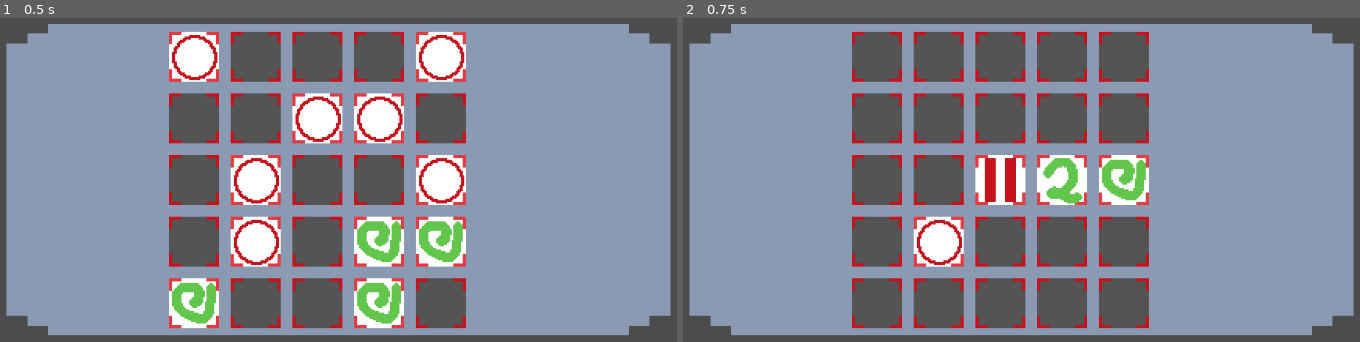
Above: before the commit, frames 1-2 (left to right).
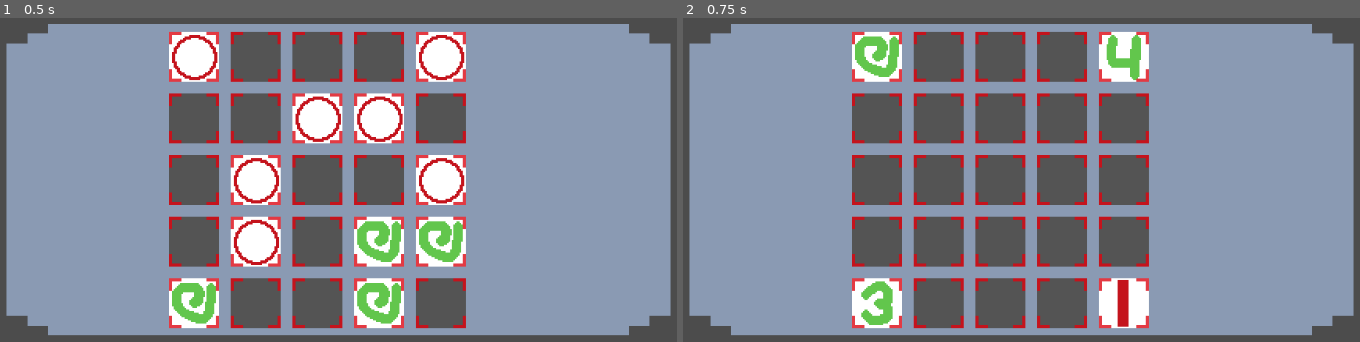
Above: after the commit, the same moments.

Repository: thefireKS/MergeGame
Game: Godot game, scene res://scenes/MergeGameField.tscn
The game is run twice, just before and just after one commit, with the same random seed, the same clock (stepped at 60 frames per second) and the same inputs. The engine's default icon, where the game draws it, is replaced by a stand-in: a white triangle on a blue panel in a dark square.
Inputs:
- Up to frame 1 (0.5 s): no input
- Up to frame 2 (0.75 s): tap Enter at 0.5 s; hold Enter from 0.53 s (still down)

Frame 1 is identical in both runs. In frame 2, 9.2% of the frame differs, in the area x 24-69%, y 4-96%.

Commit message:
ADD: sprites; FIX: naming

Diff:
--- a/item_data/mergebale_item.gd
+++ b/item_data/MergeableItemData.gd
@@ -1,5 +1,5 @@
 extends Resource
-class_name mergebale_item
+class_name MergeableItemData
 
 export var name : String
 #export var tier1_sprite : Texture
--- a/items/test_item_1.tres
+++ b/items/test_item_1.tres
@@ -1,12 +1,13 @@
 [gd_resource type="Resource" load_steps=7 format=2]
 
-[ext_resource path="res://item_data/mergebale_item.gd" type="Script" id=1]
+[ext_resource path="res://item_data/MergeableItemData.gd" type="Script" id=1]
 [ext_resource path="res://sprites/TestMSprite1/TS1_T1.png" type="Texture" id=2]
 [ext_resource path="res://sprites/TestMSprite1/TS1_T2.png" type="Texture" id=3]
 [ext_resource path="res://sprites/TestMSprite1/TS1_T3.png" type="Texture" id=4]
 [ext_resource path="res://sprites/TestMSprite1/TS1_T5.png" type="Texture" id=5]
 [ext_resource path="res://sprites/TestMSprite1/TS1_T4.png" type="Texture" id=6]
 
+
 [resource]
 script = ExtResource( 1 )
 name = ""
--- a/items/test_item_2.tres
+++ b/items/test_item_2.tres
@@ -1,12 +1,13 @@
 [gd_resource type="Resource" load_steps=7 format=2]
 
-[ext_resource path="res://item_data/mergebale_item.gd" type="Script" id=1]
+[ext_resource path="res://item_data/MergeableItemData.gd" type="Script" id=1]
 [ext_resource path="res://sprites/TestMSprite2/TS2_T4.png" type="Texture" id=2]
 [ext_resource path="res://sprites/TestMSprite2/TS2_T3.png" type="Texture" id=3]
 [ext_resource path="res://sprites/TestMSprite2/TS2_T5.png" type="Texture" id=4]
 [ext_resource path="res://sprites/TestMSprite2/TS2_T1.png" type="Texture" id=5]
 [ext_resource path="res://sprites/TestMSprite2/TS2_T2.png" type="Texture" id=6]
 
+
 [resource]
 script = ExtResource( 1 )
 name = "TestItem2"
--- a/project.godot
+++ b/project.godot
@@ -22,7 +22,7 @@
 "base": "Resource",
 "class": "mergebale_item",
 "language": "GDScript",
-"path": "res://item_data/mergebale_item.gd"
+"path": "res://item_data/MergeableItemData.gd"
 } ]
 _global_script_class_icons={
 "Item": "",
--- a/scenes/Particles.tscn
+++ b/scenes/Particles.tscn
@@ -1,6 +1,4 @@
-[gd_scene load_steps=7 format=2]
-
-[ext_resource path="res://sprites/TS_PARTICLE.png" type="Texture" id=1]
+[gd_scene load_steps=6 format=2]
 
 [sub_resource type="Gradient" id=6]
 offsets = PoolRealArray( 0, 0.569196, 1 )
@@ -37,4 +35,3 @@
 amount = 12
 lifetime = 4.0
 process_material = SubResource( 8 )
-texture = ExtResource( 1 )
--- a/test_file.json
+++ b/test_file.json
@@ -1 +1 @@
-{"Slot 13":{"res://items/test_item_1.tres":3},"Slot 14":{"res://items/test_item_2.tres":2},"Slot 15":{"res://items/test_item_2.tres":1},"Slot 17":{"res://items/test_item_1.tres":1}}
+{"Slot 1":{"res://items/test_item_2.tres":1},"Slot 5":{"res://items/test_item_2.tres":4},"Slot 21":{"res://items/test_item_2.tres":3},"Slot 25":{"res://items/test_item_1.tres":2}}
Binary file added: sprites/TS_GEN.png
Not shown, added: sprites/TS_GEN.png.import
Binary file added: sprites/TempParticle.png
Not shown, added: sprites/TempParticle.png.import
